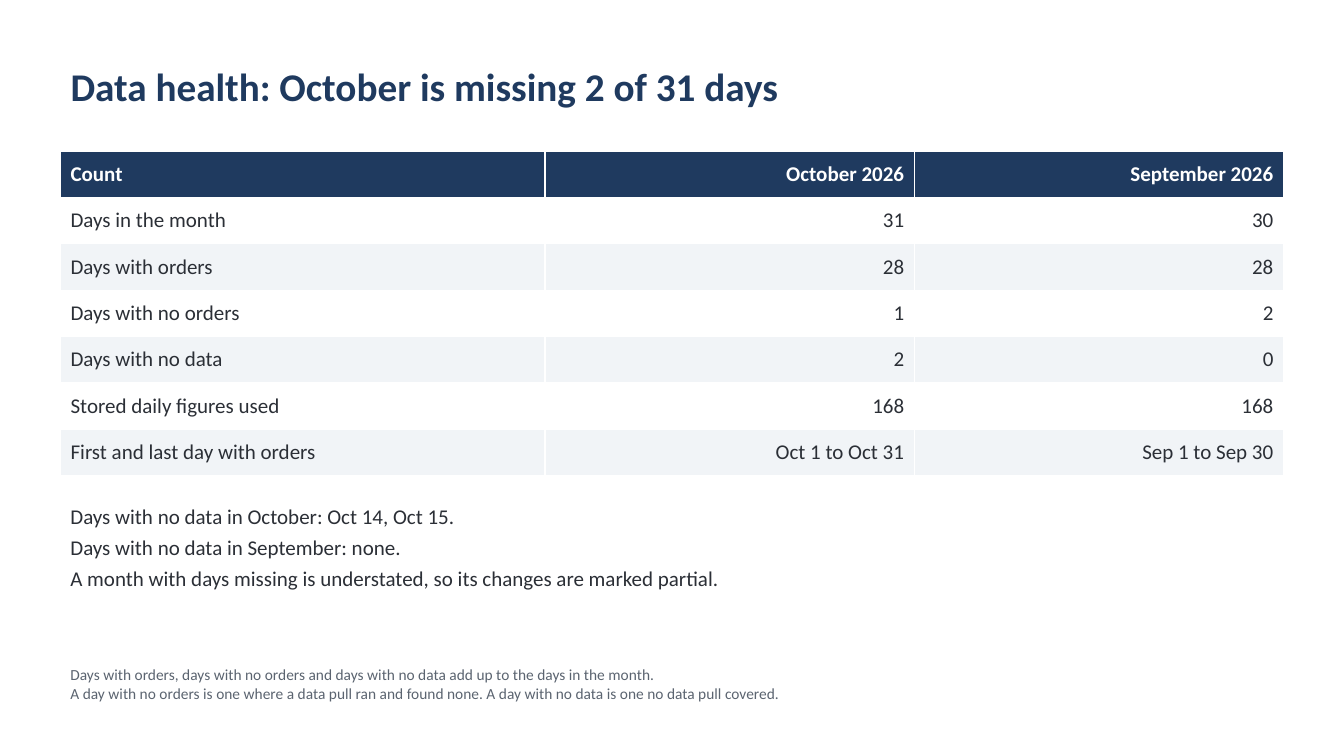
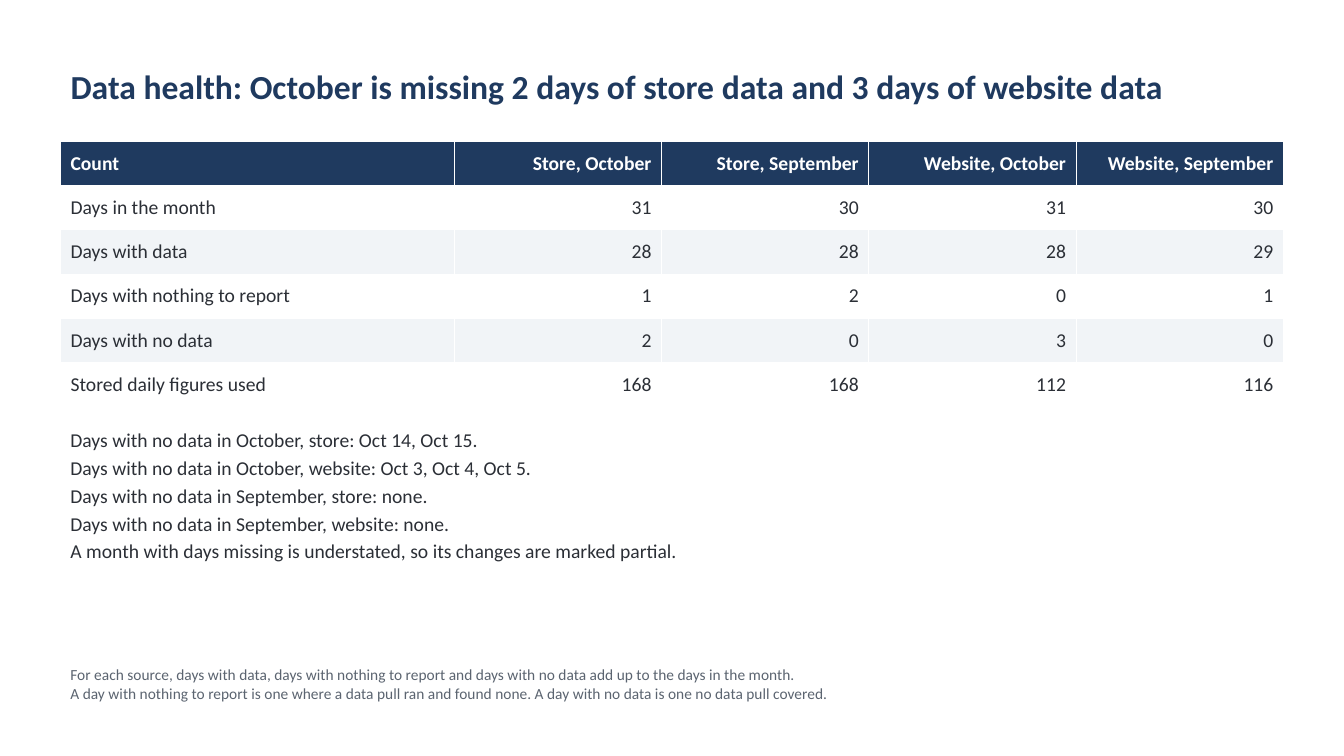
Before and after one commit to Exalt24/api-analytics-hub, a slide deck: slide 8 of docs/monthly-report-sample/report_2026-10.pptx (slide 7 before the commit). Drawn at 1344x756 pixels with LibreOffice and Linux fonts; fonts in the diff are those of the drawing. Boxes give left, top, right and bottom in pixels: in the first picture for what was removed or moved away, otherwise in the second. Text is boxed around its words. In the diff, an @@ line names an element or a change of style, - is before the commit and + after.

Commit message:
Add Google Analytics 4 as a second source and put the website in the monthly deck beside the store
The sync contract, runner, snapshot table and row level security needed no change for a second platform, so GA4 is one connector, a registry entry and a migration that adds four metric keys. The report was the part that assumed one source, so it now reads a store and a website connection separately, classifies the days of each from its own sync runs, and builds an eight slide deck when a website exists. A store with no website renders exactly as before, which a test checks against the saved read back of the earlier sample.

The connector was written from the saved runReport pages (docs/GA4_SOURCES.md lists what each page said and what is still unverified) and has only run against a stand-in server on the loopback address, never a live property. Retries are bounded because the pages say 500 and 503 spend a server error quota, and the figure check now covers the website metrics. 48 new mutation guards all caught their mutation.

```diff
--- a/docs/monthly-report-sample/report_2026-10.pptx
+++ b/docs/monthly-report-sample/report_2026-10.pptx
@@ title at (71, 75, 1162, 105): text changed; size 28 to 24 pt @@
-Data health: October is missing 2 of 31 days
+Data health: October is missing 2 days of store data and 3 days of website data
@@ table at (60, 141, 1286, 407) @@
-Count | October 2026 | September 2026
-Days in the month | 31 | 30
-Days with orders | 28 | 28
-Days with no orders | 1 | 2
-Days with no data | 2 | 0
-Stored daily figures used | 168 | 168
-First and last day with orders | Oct 1 to Oct 31 | Sep 1 to Sep 30
+Count | Store, October | Store, September | Website, October | Website, September
+Days in the month | 31 | 30 | 31 | 30
+Days with data | 28 | 28 | 28 | 29
+Days with nothing to report | 1 | 2 | 0 | 1
+Days with no data | 2 | 0 | 3 | 0
+Stored daily figures used | 168 | 168 | 112 | 116
@@ table: place and size @@
-table at (60, 151, 1284, 476)
+table at (60, 141, 1286, 407)
@@ text "Days with no data in ...": place and size @@
-text "Days with no data in ..." at (70, 509, 718, 590)
+text "Days with no data in ..." at (70, 433, 676, 562)
@@ text at (70, 433, 531, 534): text changed; size 15 to 14 pt @@
-Days with no data in October: Oct 14, Oct 15.
-Days with no data in September: none.
+Days with no data in October, store: Oct 14, Oct 15.
+Days with no data in October, website: Oct 3, Oct 4, Oct 5.
+Days with no data in September, store: none.
+Days with no data in September, website: none.
@@ text at (70, 544, 676, 562): size 15 to 14 pt in "A month with days missing is understated, ..."; less space between paragraphs @@
@@ text at (70, 669, 827, 702): text changed @@
-Days with orders, days with no orders and days with no data add up to the days in the month.
-A day with no orders is one where a data pull ran and found none. A day with no data is one no data pull covered.
+For each source, days with data, days with nothing to report and days with no data add up to the days in the month.
+A day with nothing to report is one where a data pull ran and found none. A day with no data is one no data pull covered.
```
Also in this commit, not shown: 3 other slides changed, 1 slide added, 32 other files.
